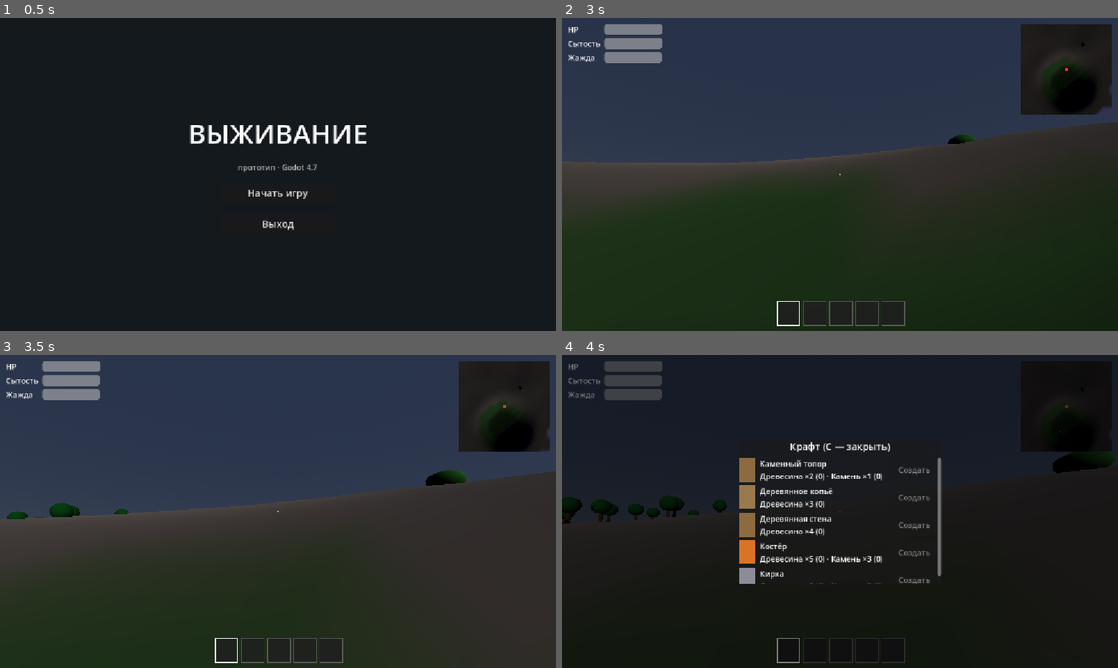
Above: before the commit, frames 1-4 (two rows, left to right).
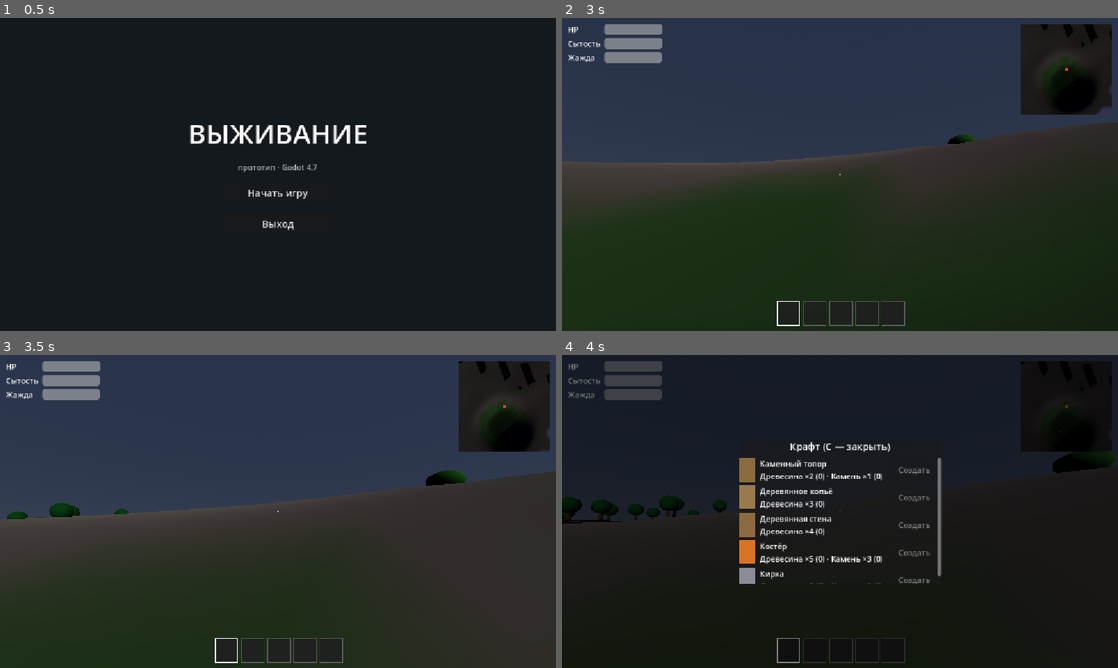
Above: after the commit, the same moments.

Repository: goverfar-tech/govno-igra
Game: Godot game, scene res://scenes/ui/main_menu.tscn
The game is run twice, just before and just after one commit, with the same random seed, the same clock (stepped at 60 frames per second) and the same inputs.
Inputs (mouse positions are in pixels of both pictures, inside the frame that each line leads up to):
- Up to frame 1 (0.5 s): no input
- Up to frame 2 (3 s): click "Начать игру" at 0.5 s; tap Enter (ui_accept) at 1.25 s; move the mouse to (867, 174) at 1.27 s; hold Ctrl (crouch) 1.28-2.03 s; hold W (move_forward) from 1.28 s (still down); click (867, 174) at 1.42 s; tap Space (jump) at 1.52, 2.27 s; move the mouse to (812, 174) at 2.02 s; tap E (interact) at 2.1 s; move the mouse to (851, 168) at 2.77 s; hold Shift (sprint) from 2.78 s (still down)
- Up to frame 3 (3.5 s): keep holding W (move_forward); keep holding Shift (sprint)
- Up to frame 4 (4 s): keep holding W (move_forward); move the mouse to (834, 517) at 3.52 s; release Shift (sprint) at 3.53 s; tap C (toggle_craft) at 3.6 s; click (834, 517) at 3.67 s; tap Space (jump) at 3.77 s

Frame 1 is identical in both runs. In frame 2, less than 0.1% of the frame differs, in the area x 86-99%, y 2-8%; in frame 3, 0.2%, in the area x 82-99%, y 2-10%; in frame 4, less than 0.1%.

Commit message:
feat(world): post-soviet decor — ruins, power poles, broken road, crates/barrels/tires scattered

Diff:
--- /dev/null
+++ b/scenes/buildings/barrel.tscn
@@ -0,0 +1,25 @@
+[gd_scene load_steps=4 format=3]
+
+[sub_resource type="StandardMaterial3D" id="barrel_mat"]
+albedo_color = Color(0.3, 0.35, 0.3, 1)
+
+[sub_resource type="CylinderShape3D" id="col"]
+radius = 0.35
+height = 1.0
+
+[sub_resource type="CylinderMesh" id="mesh"]
+material = SubResource("barrel_mat")
+top_radius = 0.35
+bottom_radius = 0.35
+height = 1.0
+radial_segments = 12
+
+[node name="Barrel" type="StaticBody3D"]
+
+[node name="CollisionShape3D" type="CollisionShape3D" parent="."]
+transform = Transform3D(1, 0, 0, 0, 1, 0, 0, 0, 1, 0, 0.5, 0)
+shape = SubResource("col")
+
+[node name="MeshInstance3D" type="MeshInstance3D" parent="."]
+transform = Transform3D(1, 0, 0, 0, 1, 0, 0, 0, 1, 0, 0.5, 0)
+mesh = SubResource("mesh")
--- /dev/null
+++ b/scenes/buildings/crate.tscn
@@ -0,0 +1,21 @@
+[gd_scene load_steps=4 format=3]
+
+[sub_resource type="StandardMaterial3D" id="crate_mat"]
+albedo_color = Color(0.5, 0.38, 0.2, 1)
+
+[sub_resource type="BoxShape3D" id="col"]
+size = Vector3(0.8, 0.8, 0.8)
+
+[sub_resource type="BoxMesh" id="mesh"]
+material = SubResource("crate_mat")
+size = Vector3(0.8, 0.8, 0.8)
+
+[node name="Crate" type="StaticBody3D"]
+
+[node name="CollisionShape3D" type="CollisionShape3D" parent="."]
+transform = Transform3D(1, 0, 0, 0, 1, 0, 0, 0, 1, 0, 0.4, 0)
+shape = SubResource("col")
+
+[node name="MeshInstance3D" type="MeshInstance3D" parent="."]
+transform = Transform3D(1, 0, 0, 0, 1, 0, 0, 0, 1, 0, 0.4, 0)
+mesh = SubResource("mesh")
--- /dev/null
+++ b/scenes/buildings/pole.tscn
@@ -0,0 +1,33 @@
+[gd_scene load_steps=5 format=3]
+
+[sub_resource type="StandardMaterial3D" id="pole_mat"]
+albedo_color = Color(0.35, 0.32, 0.28, 1)
+
+[sub_resource type="CylinderShape3D" id="pole_shape"]
+radius = 0.13
+height = 6.0
+
+[sub_resource type="CylinderMesh" id="pole_mesh"]
+material = SubResource("pole_mat")
+top_radius = 0.09
+bottom_radius = 0.13
+height = 6.0
+radial_segments = 8
+
+[sub_resource type="BoxMesh" id="arm_mesh"]
+material = SubResource("pole_mat")
+size = Vector3(2.2, 0.08, 0.08)
+
+[node name="Pole" type="StaticBody3D"]
+
+[node name="CollisionShape3D" type="CollisionShape3D" parent="."]
+transform = Transform3D(1, 0, 0, 0, 1, 0, 0, 0, 1, 0, 3.0, 0)
+shape = SubResource("pole_shape")
+
+[node name="PoleMesh" type="MeshInstance3D" parent="."]
+transform = Transform3D(1, 0, 0, 0, 1, 0, 0, 0, 1, 0, 3.0, 0)
+mesh = SubResource("pole_mesh")
+
+[node name="ArmMesh" type="MeshInstance3D" parent="."]
+transform = Transform3D(1, 0, 0, 0, 1, 0, 0, 0, 1, 0, 5.0, 0)
+mesh = SubResource("arm_mesh")
--- /dev/null
+++ b/scenes/buildings/road_strip.tscn
@@ -0,0 +1,22 @@
+[gd_scene load_steps=4 format=3]
+
+[sub_resource type="StandardMaterial3D" id="road_mat"]
+albedo_color = Color(0.18, 0.18, 0.19, 1)
+roughness = 1.0
+
+[sub_resource type="BoxMesh" id="mesh"]
+material = SubResource("road_mat")
+size = Vector3(3.5, 0.12, 12.0)
+
+[sub_resource type="BoxShape3D" id="col"]
+size = Vector3(3.5, 0.12, 12.0)
+
+[node name="RoadStrip" type="StaticBody3D"]
+
+[node name="CollisionShape3D" type="CollisionShape3D" parent="."]
+transform = Transform3D(1, 0, 0, 0, 1, 0, 0, 0, 1, 0, 0.06, 0)
+shape = SubResource("col")
+
+[node name="MeshInstance3D" type="MeshInstance3D" parent="."]
+transform = Transform3D(1, 0, 0, 0, 1, 0, 0, 0, 1, 0, 0.06, 0)
+mesh = SubResource("mesh")
--- /dev/null
+++ b/scenes/buildings/ruin.tscn
@@ -0,0 +1,52 @@
+[gd_scene load_steps=5 format=3]
+
+[sub_resource type="StandardMaterial3D" id="wall_mat"]
+albedo_color = Color(0.52, 0.5, 0.47, 1)
+roughness = 0.9
+
+[sub_resource type="BoxShape3D" id="wall_n"]
+size = Vector3(5, 2.4, 0.2)
+
+[sub_resource type="BoxShape3D" id="wall_side"]
+size = Vector3(0.2, 2.4, 5)
+
+[sub_resource type="BoxShape3D" id="wall_broken"]
+size = Vector3(3.2, 2.4, 0.2)
+
+[node name="Ruin" type="Node3D"]
+
+[node name="WallNorth" type="CSGBox3D" parent="."]
+transform = Transform3D(1, 0, 0, 0, 1, 0, 0, 0, 1, 0, 1.2, -2.4)
+use_collision = true
+size = Vector3(5, 2.4, 0.2)
+material = SubResource("wall_mat")
+
+[node name="WallSouthBroken" type="CSGBox3D" parent="."]
+transform = Transform3D(1, 0, 0, 0, 1, 0, 0, 0, 1, 0.9, 1.2, 2.4)
+use_collision = true
+size = Vector3(3.2, 2.4, 0.2)
+material = SubResource("wall_mat")
+
+[node name="WallWest" type="CSGBox3D" parent="."]
+transform = Transform3D(1, 0, 0, 0, 1, 0, 0, 0, 1, -2.4, 1.2, 0)
+use_collision = true
+size = Vector3(0.2, 2.4, 5)
+material = SubResource("wall_mat")
+
+[node name="WallEastBroken" type="CSGBox3D" parent="."]
+transform = Transform3D(1, 0, 0, 0, 1, 0, 0, 0, 1, 2.4, 0.7, -0.9)
+use_collision = true
+size = Vector3(0.2, 1.4, 3.2)
+material = SubResource("wall_mat")
+
+[node name="Debris1" type="CSGBox3D" parent="."]
+transform = Transform3D(0.94, 0, 0.342, 0, 1, 0, -0.342, 0, 0.94, 1.2, 0.25, 1.4)
+use_collision = true
+size = Vector3(1.2, 0.5, 1.0)
+material = SubResource("wall_mat")
+
+[node name="Debris2" type="CSGBox3D" parent="."]
+transform = Transform3D(0.985, 0, -0.174, 0, 1, 0, 0.174, 0, 0.985, -1.0, 0.18, -1.5)
+use_collision = true
+size = Vector3(0.9, 0.35, 0.7)
+material = SubResource("wall_mat")
--- /dev/null
+++ b/scenes/buildings/tire.tscn
@@ -0,0 +1,25 @@
+[gd_scene load_steps=4 format=3]
+
+[sub_resource type="StandardMaterial3D" id="tire_mat"]
+albedo_color = Color(0.12, 0.12, 0.12, 1)
+
+[sub_resource type="CylinderShape3D" id="col"]
+radius = 0.4
+height = 0.25
+
+[sub_resource type="CylinderMesh" id="mesh"]
+material = SubResource("tire_mat")
+top_radius = 0.4
+bottom_radius = 0.4
+height = 0.25
+radial_segments = 14
+
+[node name="Tire" type="StaticBody3D"]
+
+[node name="CollisionShape3D" type="CollisionShape3D" parent="."]
+transform = Transform3D(1, 0, 0, 0, 1, 0, 0, 0, 1, 0, 0.125, 0)
+shape = SubResource("col")
+
+[node name="MeshInstance3D" type="MeshInstance3D" parent="."]
+transform = Transform3D(1, 0, 0, 0, 1, 0, 0, 0, 1, 0, 0.125, 0)
+mesh = SubResource("mesh")
--- a/scripts/world/world_gen.gd
+++ b/scripts/world/world_gen.gd
@@ -9,6 +9,12 @@
 const BushScene: PackedScene = preload("res://scenes/interaction/berry_bush.tscn")
 const PickupScene: PackedScene = preload("res://scenes/interaction/pickup_item.tscn")
 const AnimalScene: PackedScene = preload("res://scenes/world/animal.tscn")
+const RuinScene: PackedScene = preload("res://scenes/buildings/ruin.tscn")
+const PoleScene: PackedScene = preload("res://scenes/buildings/pole.tscn")
+const CrateScene: PackedScene = preload("res://scenes/buildings/crate.tscn")
+const BarrelScene: PackedScene = preload("res://scenes/buildings/barrel.tscn")
+const TireScene: PackedScene = preload("res://scenes/buildings/tire.tscn")
+const RoadScene: PackedScene = preload("res://scenes/buildings/road_strip.tscn")
 
 const Stone: ItemData = preload("res://resources/items/stone.tres")
 const Berry: ItemData = preload("res://resources/items/berry.tres")
@@ -22,6 +28,9 @@
 @export var rocks_count := 10
 @export var bushes_count := 15
 @export var animals_count := 3
+@export var ruins_count := 4
+@export var poles_count := 6
+@export var crates_per_ruin := 2
 
 var _terrain: Terrain
 var _occupied: Array[Vector2] = []
@@ -95,6 +104,7 @@
 	_scatter_in_area(rng, RockScene, half, rocks_count, 4.0)
 	_scatter_in_area(rng, BushScene, half, bushes_count, 4.0)
 	_scatter_in_area(rng, AnimalScene, half * 0.7, animals_count, 20.0)
+	_scatter_decor(rng, half)
 
 	# подборы рядом со спауном: полная фляга, камень, ягоды
 	_place_pickup(Flask, Vector2(2.5, 1.5))
@@ -163,6 +173,44 @@
 			n._set_ready(false)
 
 
+## Постсоветский декор: руины, столбы, трасса, ящики/бочки/покрышки у руин.
+func _scatter_decor(rng: RandomNumberGenerator, half: float) -> void:
+	# разбитая трасса — диагональ через карту, сегменты с шагом ~11 м
+	for i in range(-6, 7):
+		var x := float(i) * 11.0
+		var z := float(i) * 4.0 - 25.0
+		var p := Vector2(x, z)
+		if _flat_enough(p):
+			var r := _place(RoadScene, p, 0.35)
+			r.position.y += 0.06
+
+	# руины и их окружение
+	var ruin_points: Array[Vector2] = []
+	var placed := 0
+	var tries := 0
+	while placed < ruins_count and tries < ruins_count * 40:
+		tries += 1
+		var p := Vector2(rng.randf_range(-half, half), rng.randf_range(-half, half))
+		if _min_dist_ok(p, 18.0) and _flat_enough(p):
+			var r := _place(RuinScene, p, rng.randf() * TAU)
+			r.position.y -= 0.15  # чуть вросли в землю
+			ruin_points.append(p)
+			placed += 1
+			# детрит вокруг
+			for j in crates_per_ruin:
+				var off := Vector2.from_angle(rng.randf() * TAU) * rng.randf_range(4.0, 8.0)
+				var q := p + off
+				if _flat_enough(q):
+					var sc: PackedScene = [CrateScene, BarrelScene, TireScene][rng.randi() % 3]
+					_place(sc, q, rng.randf() * TAU)
+
+	# столбы ЛЭП — цепочка через карту
+	for i in poles_count:
+		var p := Vector2(lerpf(-half, half, float(i) / maxi(1, poles_count - 1)), 55.0 + rng.randf_range(-6.0, 6.0))
+		if _flat_enough(p):
+			_place(PoleScene, p, rng.randf() * 0.15)
+
+
 func _place_pickup(item: ItemData, p: Vector2, count := 1) -> void:
 	# предмет задаём ДО добавления в дерево — чтобы подхватился цвет в _ready
 	var n := PickupScene.instantiate() as PickupItem
